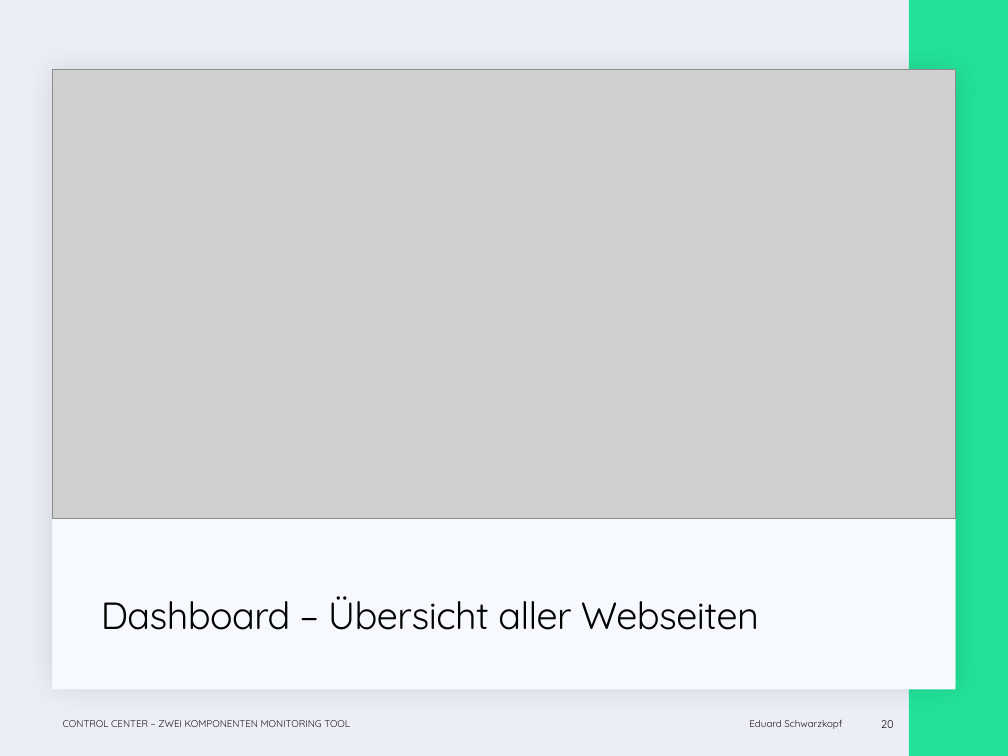
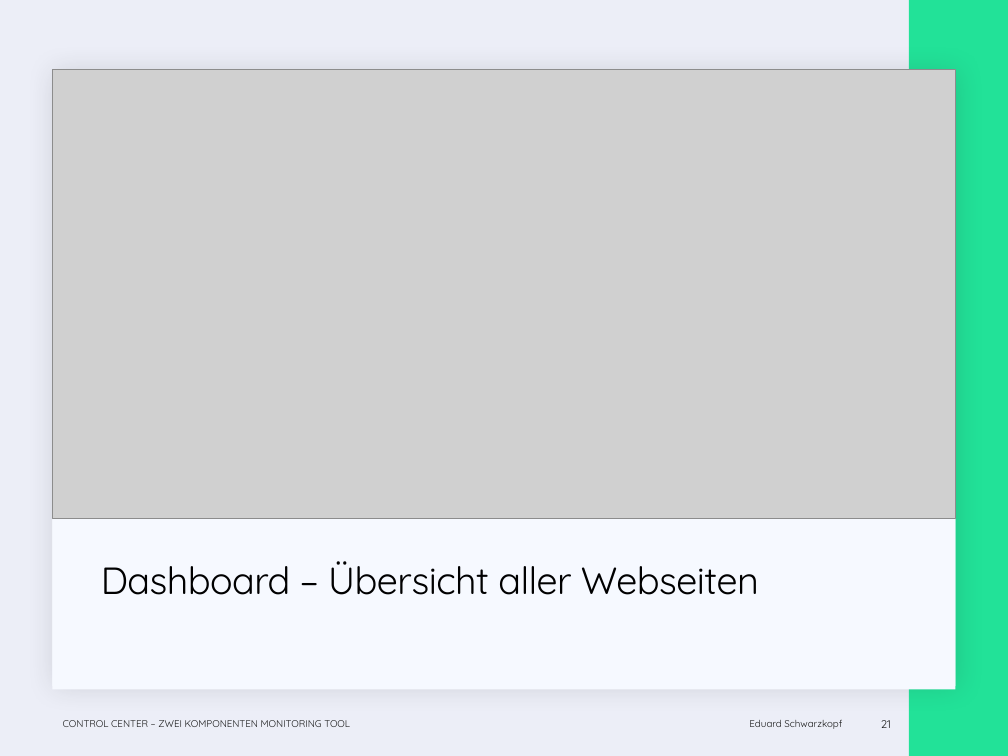
Before and after one commit to EduardSchwarzkopf/Abschlusspr-sentation, a slide deck: slide 21 of Abschluss_präsi.pptx (slide 20 before the commit). Drawn at 1008x756 pixels with LibreOffice and Linux fonts; fonts in the diff are those of the drawing; grey boxes stand for pictures. Boxes give left, top, right and bottom in pixels: in the first picture for what was removed or moved away, otherwise in the second. Text is boxed around its words. In the diff, an @@ line names an element or a change of style, - is before the commit and + after.

```diff
--- a/Abschluss_präsi.pptx
+++ b/Abschluss_präsi.pptx
@@ title "Dashboard – Übersicht aller Webseiten": place and size @@
-title "Dashboard – Übersicht aller Webseiten" at [101,596,759,630]
+title "Dashboard – Übersicht aller Webseiten" at [101,561,759,595]
@@ page number at [881,720,891,728]: text changed @@
-20
+21
```
Also in this commit, not shown: 11 other slides changed, 1 slide added.
